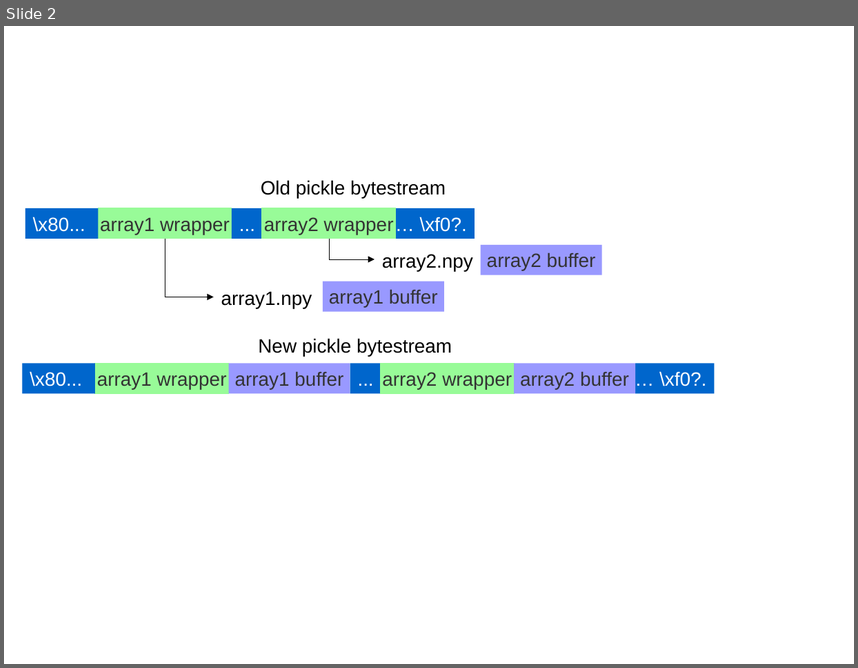
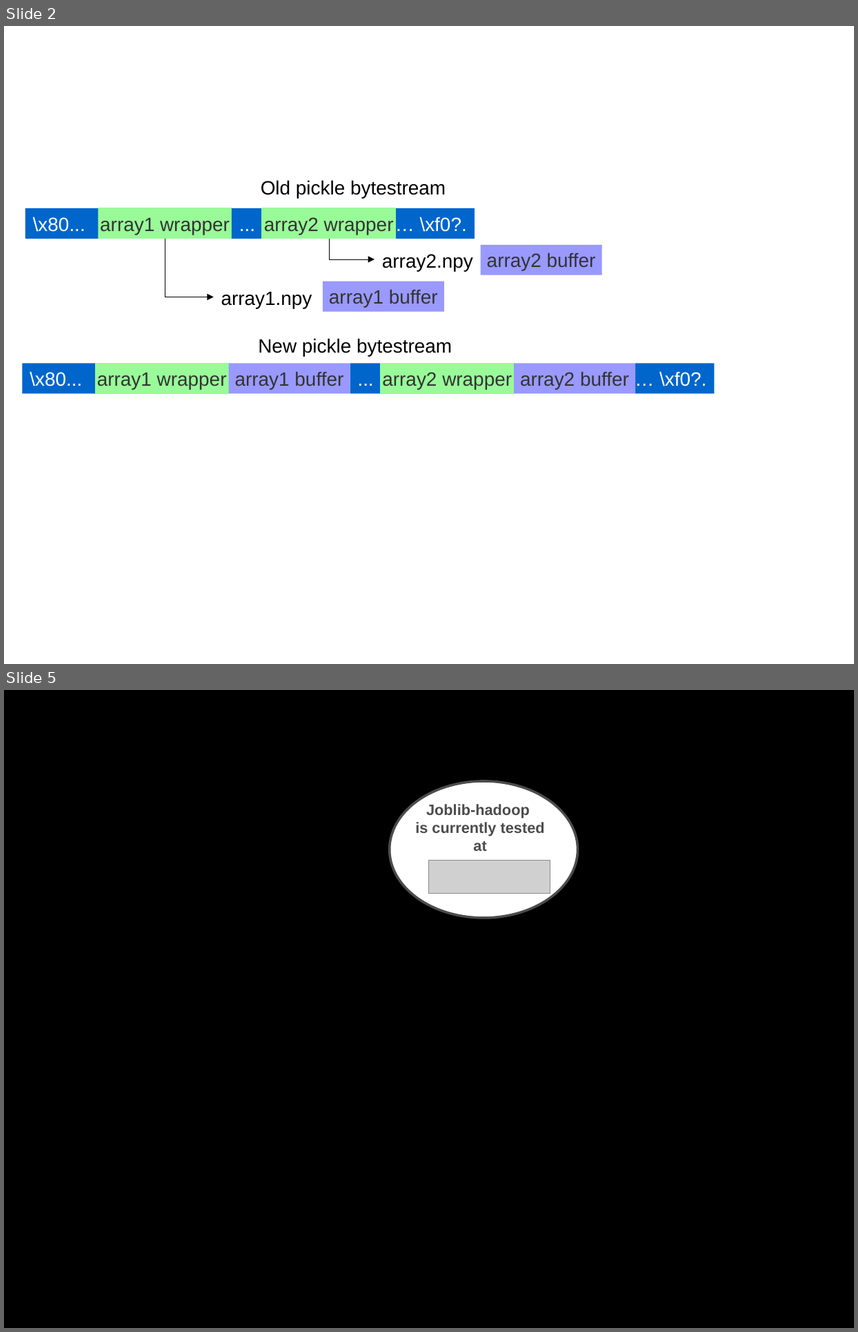
Before and after one commit to aabadie/aabadie.github.io, a slide deck: talks/pyparis-2017-joblib/misc/illustration.odp. Shown one above the other, each under a label of ours: slide 2 before the commit, slides 2 and 5 after it; the slides between them are not shown. The pictures are 858x668 and 858x1332 pixels, drawn with LibreOffice and Linux fonts; fonts in the diff are those of the drawing; grey boxes stand for pictures. Boxes give left, top, right and bottom in pixels: in the first picture for what was removed or moved away, otherwise in the second. Text is boxed around its words. In the diff, an @@ line names an element or a change of style, - is before the commit and + after.

```diff
--- a/talks/pyparis-2017-joblib/misc/illustration.odp
+++ b/talks/pyparis-2017-joblib/misc/illustration.odp
@@ slide 5 added at (4,690,854,1328), background #000000 @@
@@ ellipse added at (390,781,578,918), fill #FFFFFF, outline #4C4C4C 2.3 pt @@
@@ text added at (415,804,545,851), 14 pt, text #4C4C4C, bold @@
+Joblib-hadoop
+is currently tested
+at
@@ picture added at (428,860,550,894) @@
```
Also in this commit, not shown: 1 slide changed, 3 other slides added, 14 other files.
